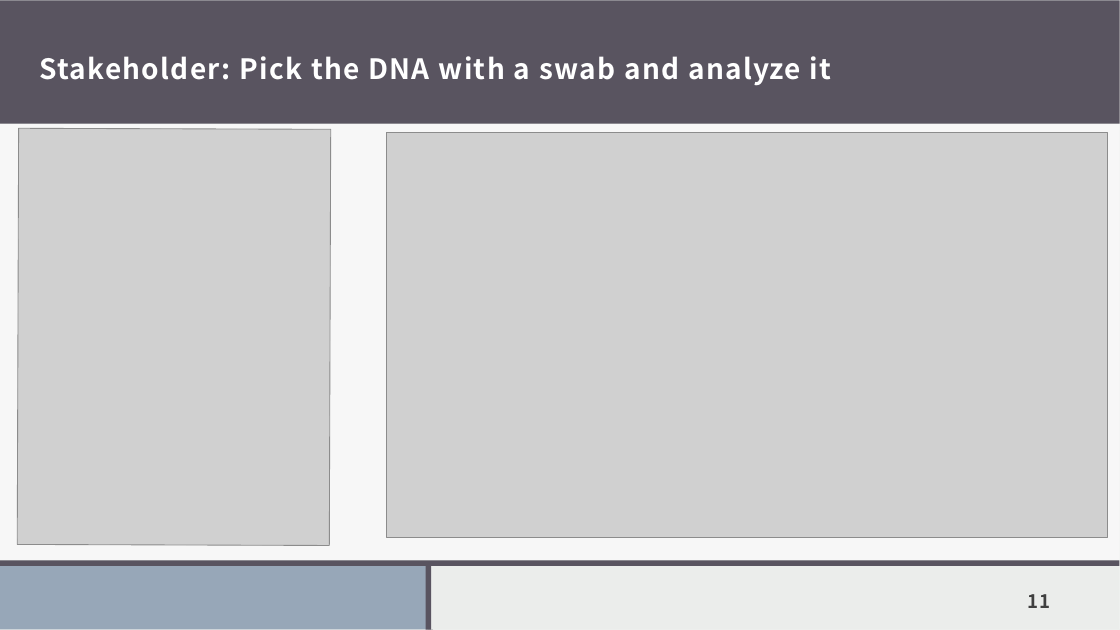
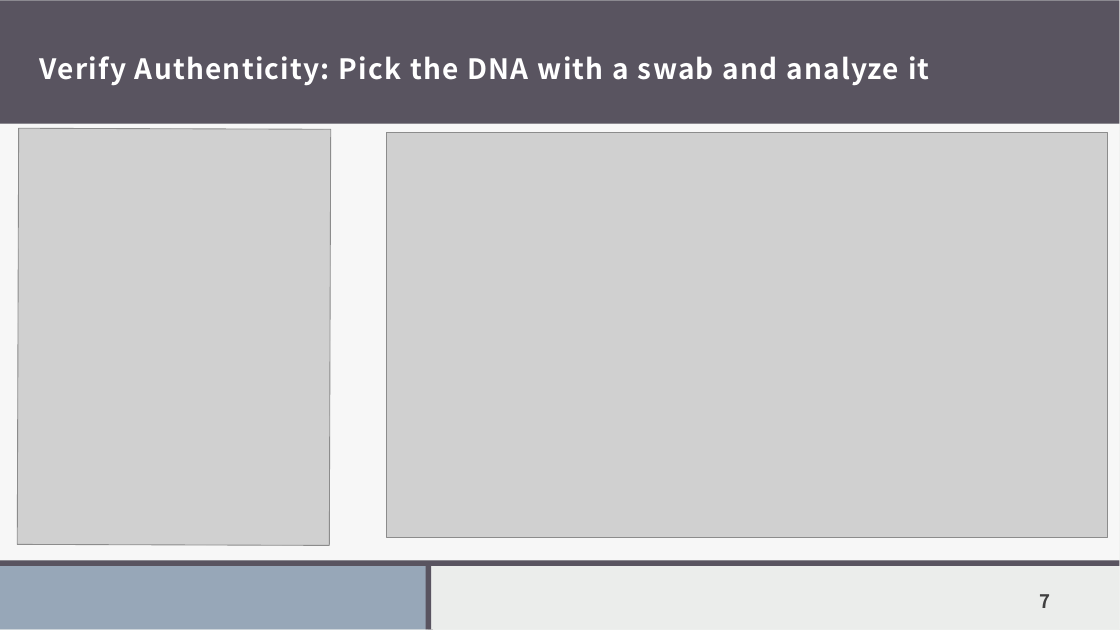
Before and after one commit to RobertoPirrone/digitaltechne, a slide deck: slide 7 of src/docs/presentations/21maggio.pptx (slide 11 before the commit). Drawn at 1120x630 pixels with LibreOffice and Linux fonts; fonts in the diff are those of the drawing; grey boxes stand for pictures. Boxes give left, top, right and bottom in pixels: in the first picture for what was removed or moved away, otherwise in the second. Text is boxed around its words. In the diff, an @@ line names an element or a change of style, - is before the commit and + after.

Commit message:
custom domain i
immagine in VerifyMark
translations

```diff
--- a/src/docs/presentations/21maggio.pptx
+++ b/src/docs/presentations/21maggio.pptx
@@ title at [40,56,930,85]: text changed @@
-Stakeholder: Pick the DNA with a swab and analyze it
+Verify Authenticity: Pick the DNA with a swab and analyze it
@@ page number at [1039,594,1050,608]: text changed @@
-11
+7
```
Also in this commit, not shown: 6 other slides changed, 1 slide added, 5 slides removed, 12 other files.
